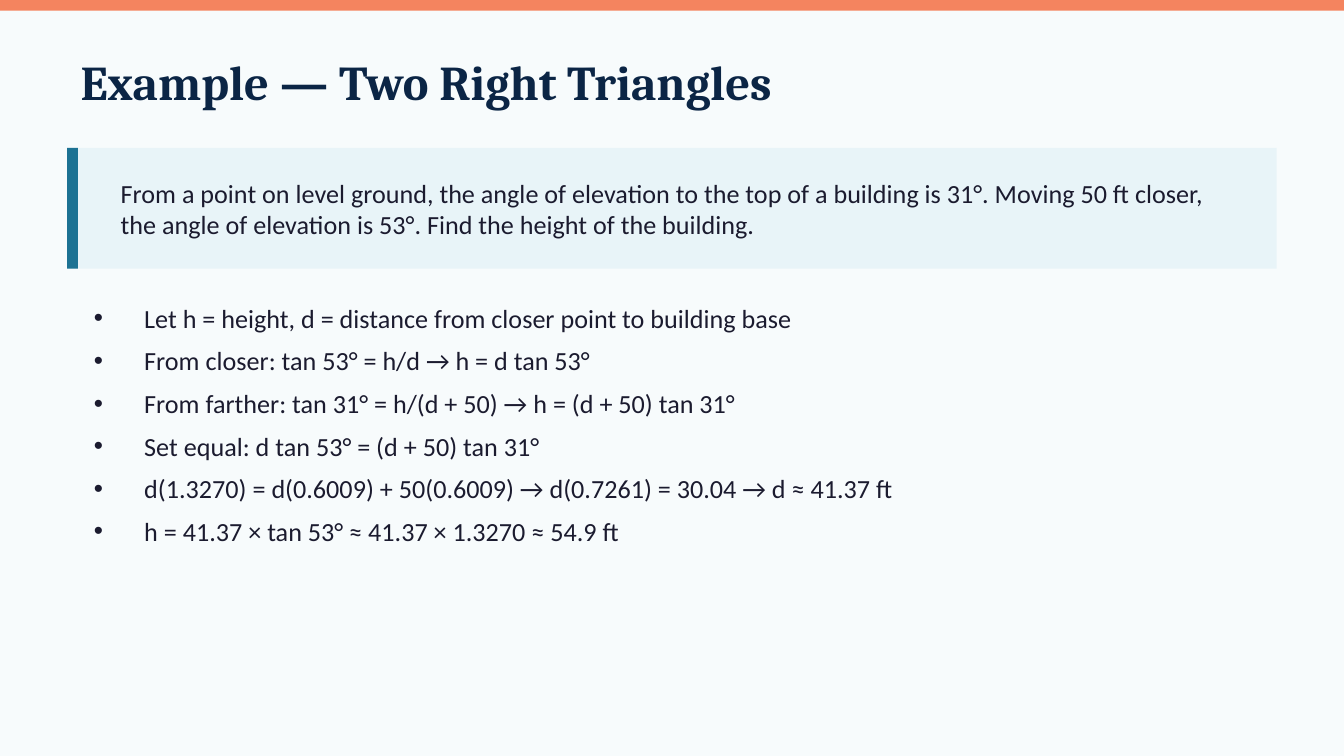
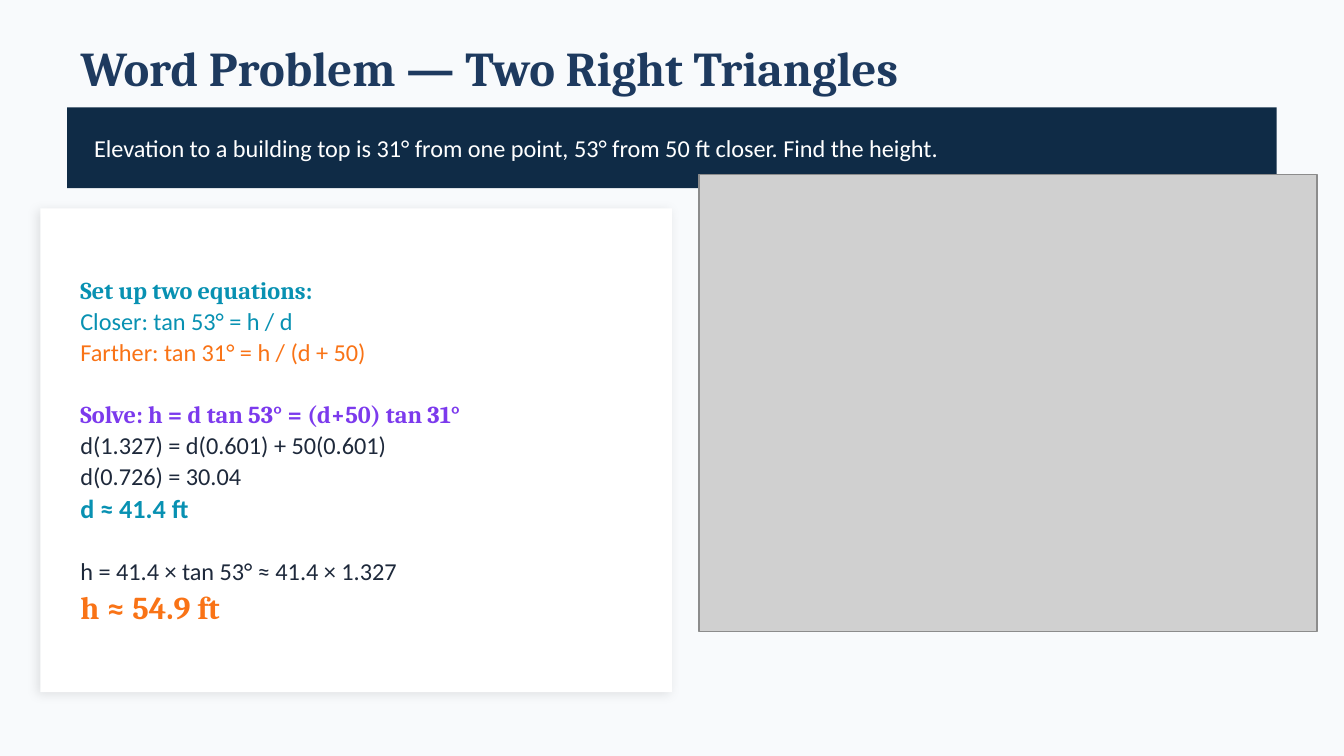
Before and after one commit to andrewhvolk/andrewhvolk.github.io, a slide deck: slide 13 of slides/Math130Unit3C.pptx (slide 14 before the commit). Drawn at 1344x756 pixels with LibreOffice and Linux fonts; fonts in the diff are those of the drawing; grey boxes stand for pictures. Boxes give left, top, right and bottom in pixels: in the first picture for what was removed or moved away, otherwise in the second. Text is boxed around its words. In the diff, an @@ line names an element or a change of style, - is before the commit and + after.

```diff
--- a/slides/Math130Unit3C.pptx
+++ b/slides/Math130Unit3C.pptx
@@ background #F7FBFC to #F8FAFC @@
@@ rectangle removed at [0, 0, 1344, 11] @@
@@ text at [81, 52, 899, 97]: text changed; text colour #0B2545 to #1E3A5F @@
-Example — Two Right Triangles
+Word Problem — Two Right Triangles
@@ rectangle: place and size @@
-rectangle at [67, 148, 1277, 269]
+rectangle at [67, 108, 1277, 188]
@@ rectangle at [67, 108, 1277, 188]: fill #E8F4F8 to #0F2B46 @@
@@ rectangle removed at [67, 148, 78, 269] @@
@@ text at [94, 140, 937, 161]: text changed; size 14 to 13 pt; text colour #1B1B2F to #FFFFFF @@
-From a point on level ground, the angle of elevation to the top of a building is 31°. Moving 50 ft closer, the angle of elevation is 53°. Find the height of the building.
+Elevation to a building top is 31° from one point, 53° from 50 ft closer. Find the height.
@@ picture added at [699, 175, 1317, 632] @@
@@ rectangle added at [40, 208, 672, 692], fill #FFFFFF @@
@@ text "Set up two equations:" at [80, 282, 460, 620]: vertical alignment top to middle @@
@@ text at [80, 282, 460, 620]: text changed; size 14 to 13 pt; text colour #1B1B2F to #1E293B @@
-• Let h = height, d = distance from closer point to building base
-• From closer: tan 53° = h/d → h = d tan 53°
-• From farther: tan 31° = h/(d + 50) → h = (d + 50) tan 31°
-• Set equal: d tan 53° = (d + 50) tan 31°
-• d(1.3270) = d(0.6009) + 50(0.6009) → d(0.7261) = 30.04 → d ≈ 41.37 ft
-• h = 41.37 × tan 53° ≈ 41.37 × 1.3270 ≈ 54.9 ft
+Set up two equations:
+Closer: tan 53° = h / d
+Farther: tan 31° = h / (d + 50)
+Solve: h = d tan 53° = (d+50) tan 31°
+d(1.327) = d(0.601) + 50(0.601)
+d(0.726) = 30.04
+d ≈ 41.4 ft
+h = 41.4 × tan 53° ≈ 41.4 × 1.327
+h ≈ 54.9 ft
```
Also in this commit, not shown: 10 other slides changed, 6 slides added, 8 slides removed, 8 other files.
